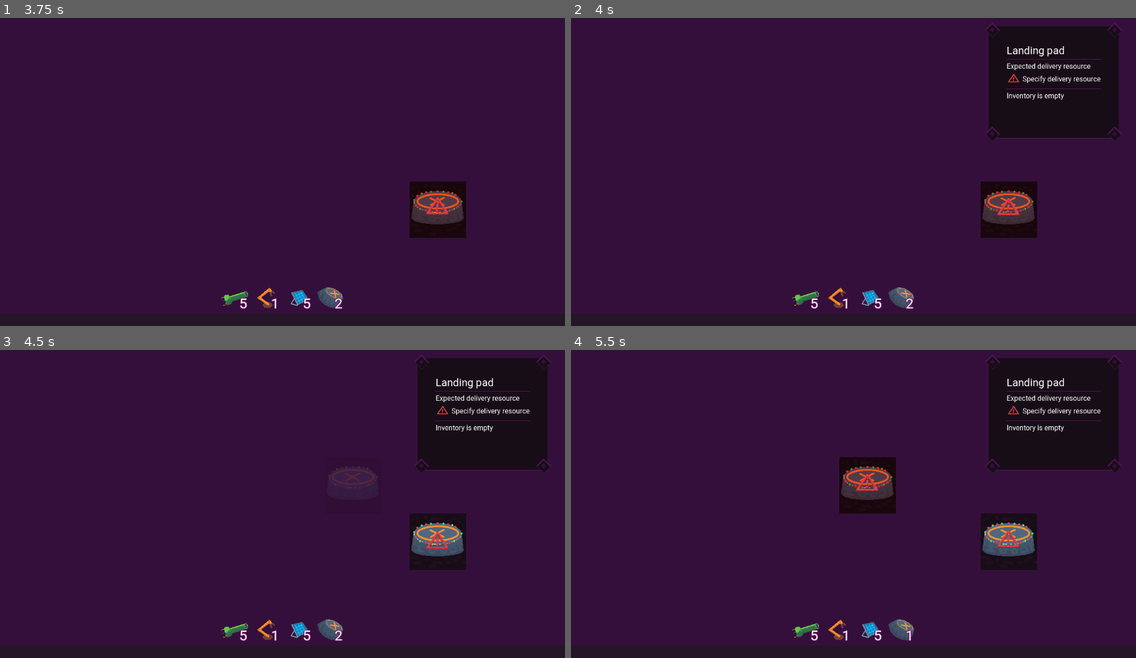
Above: before the commit, frames 1-4 (two rows, left to right).
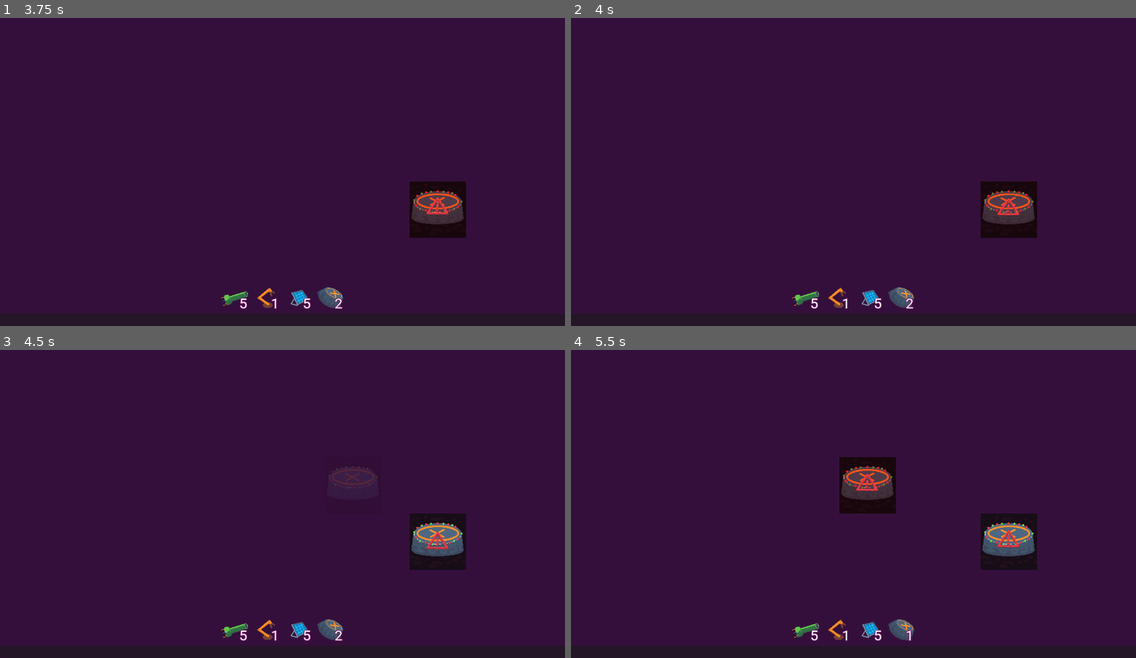
Above: after the commit, the same moments.

Repository: EdShel/StellarConstructor
Game: Godot game, scene res://objects/game.tscn
The game is run twice, just before and just after one commit, with the same random seed, the same clock (stepped at 60 frames per second) and the same inputs.
Inputs (mouse positions are in pixels of both pictures, inside the frame that each line leads up to):
- Up to frame 1 (3.75 s): tap Enter at 0.5, 2, 3.5 s; drag from (237, 298) to (339, 98) at 0.52 s; tap Space at 1.25, 2.75 s; drag from (265, 298) to (350, 205) at 1.27 s; move the mouse to (299, 298) at 2.02 s; click (299, 298) at 2.17 s; drag from (327, 298) to (350, 175) at 2.77 s; move the mouse to (452, 215) at 3.52 s; click (452, 215) at 3.67 s
- Up to frame 2 (4 s): no input
- Up to frame 3 (4.5 s): tap Space at 4.25 s; drag from (440, 540) to (197, 420) at 4.27 s
- Up to frame 4 (5.5 s): move the mouse to (881, 500) at 5.02 s; click (881, 500) at 5.17 s

Frame 1 is identical in both runs. In frame 2, 8.2% of the frame differs, in the area x 73-98%, y 1-40%; in frame 3, 8.2%; in frame 4, 8.2%.

Commit message:
Dont show building tooltip when placing builds

Diff:
--- a/objects/game.gd
+++ b/objects/game.gd
@@ -77,6 +77,7 @@
 	_ghost_node_item = item_type
 
 	%Camera2D.is_drag_allowed = false
+	SC.enable_no_tooltip_mode.emit(true)
 
 func handle_toolbar_item_place(data: Dictionary) -> void:
 	var inventory_item = inventory.get_inventory_item(_ghost_node_item)
@@ -103,6 +104,7 @@
 	_ghost_node = null
 	_ghost_node_item = ""
 	%Camera2D.is_drag_allowed = true
+	SC.enable_no_tooltip_mode.emit(false)
 
 func handle_power_production_increase(amount: int) -> void:
 	power_production += amount
--- a/objects/sc.gd
+++ b/objects/sc.gd
@@ -19,6 +19,7 @@
 
 signal show_build_tooltip(item_type: String, node: Node2D)
 signal hide_build_tooltip(item_type: String, node: Node2D)
+signal enable_no_tooltip_mode(enable: bool)
 
 func set_game(new_game: Game) -> void:
 	game = new_game
--- a/objects/ui/build_tooltips/build_tooltip_manager.gd
+++ b/objects/ui/build_tooltips/build_tooltip_manager.gd
@@ -2,17 +2,19 @@
 
 var active_tooltip_target: Node2D = null
 var active_tooltip_control: Control = null
+var no_tooltip_mode_enabled = false
 
 func _ready() -> void:
 	SC.show_build_tooltip.connect(handle_show_build_tooltip)
 	SC.hide_build_tooltip.connect(handle_hide_build_tooltip)
+	SC.enable_no_tooltip_mode.connect(handle_no_tooltip_mode_enabled)
 
 func _process(_delta: float) -> void:
 	if active_tooltip_target and not is_instance_valid(active_tooltip_target):
 		clear_current_tooltip()
 
 func handle_show_build_tooltip(item_type: String, node: Node2D) -> void:
-	if node == active_tooltip_target:
+	if node == active_tooltip_target or no_tooltip_mode_enabled:
 		return
 
 	if active_tooltip_target:
@@ -37,3 +39,8 @@
 func handle_hide_build_tooltip(_item_type: String, node: Node2D) -> void:
 	if node == active_tooltip_target:
 		clear_current_tooltip()
+
+func handle_no_tooltip_mode_enabled(enable: bool) -> void:
+	no_tooltip_mode_enabled = enable
+	if enable and active_tooltip_control:
+		clear_current_tooltip()
